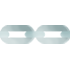
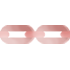
Revision of a layered (70, 70) image; what changed, layer by layer:
painted on "chain" over (0, 25, 70, 44)
